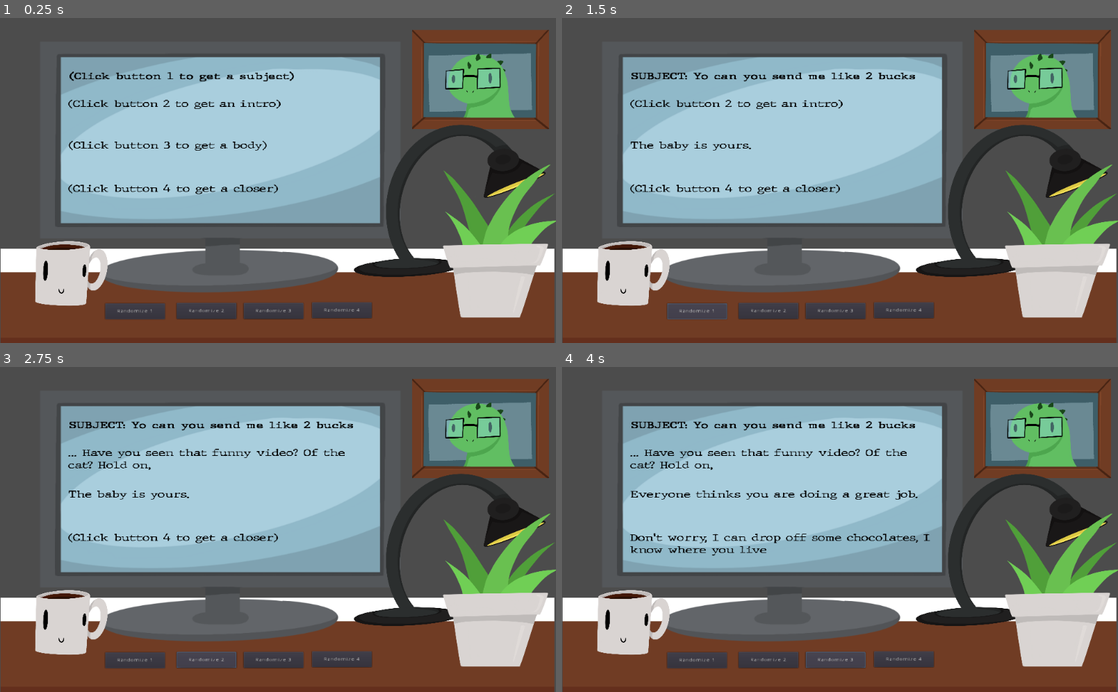
Above: before the commit, frames 1-4 (two rows, left to right).
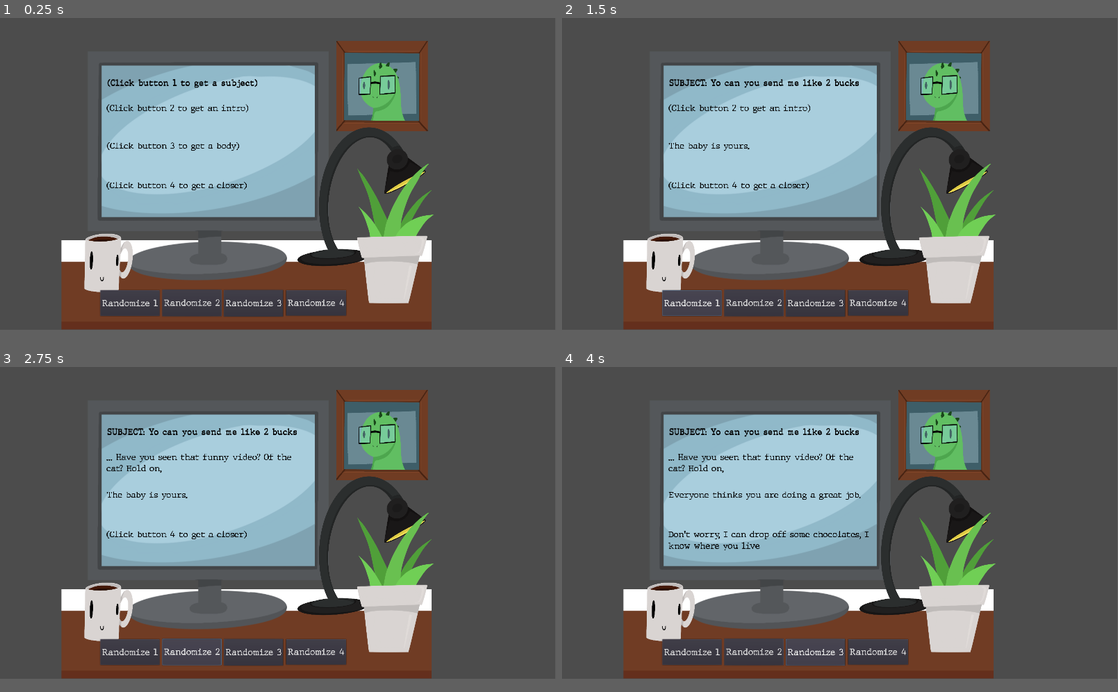
Above: after the commit, the same moments.

Repository: Aedan-S/Email-Simulator
Game: Godot game, scene res://Sunniva/Background question mark.tscn
Same seed, same stepped clock (60 frames per second), same inputs: the game is played once before the commit and once after it.
Inputs:
- Up to frame 1 (0.25 s): no input
- Up to frame 2 (1.5 s): click "Randomize 3" at 0.5 s; click "Randomize 1" at 1.25 s
- Up to frame 3 (2.75 s): click "Randomize 2" at 2 s
- Up to frame 4 (4 s): click "Randomize 4" at 2.75 s; click "Randomize 3" at 3.5 s
In our replay, the window is 800x468 before the commit and 799x449 after it. These sizes can differ from the game's own. Grey fills any space a smaller window leaves; there, only what the larger window draws over its background counts as a difference.

The runs differ from the first frame. In frame 1, 48% of the frame differs, in the area x 0-100%, y 0-100%; in frame 2, 48%; in frame 3, 48%; in frame 4, 49%.

Commit message:
Fix

Diff:
--- /dev/null
+++ b/Build/Aedan/BestScene.tscn
@@ -0,0 +1,29 @@
+[gd_scene load_steps=3 format=2]
+
+[ext_resource path="res://Aedan/TheVideo.ogv" type="VideoStream" id=1]
+
+[sub_resource type="GDScript" id=1]
+script/source = "extends VideoPlayer
+
+func _ready():
+	self.connect(\"finished\", self, \"_on_Finished\")
+	self.set_process(false)
+	self.set_physics_process(false)
+
+func _on_Finished():
+	play()
+"
+
+[node name="Control" type="Control"]
+anchor_right = 1.0
+anchor_bottom = 1.0
+__meta__ = {
+"_edit_use_anchors_": false
+}
+
+[node name="VideoPlayer" type="VideoPlayer" parent="."]
+anchor_right = 1.0
+anchor_bottom = 1.0
+stream = ExtResource( 1 )
+autoplay = true
+script = SubResource( 1 )
--- /dev/null
+++ b/Build/Aedan/BetterBox.tscn
@@ -0,0 +1,41 @@
+[gd_scene load_steps=4 format=2]
+
+[ext_resource path="res://Sunniva/Yeeeee.gd" type="Script" id=1]
+
+[sub_resource type="StyleBoxFlat" id=1]
+bg_color = Color( 0, 0, 0, 0 )
+
+[sub_resource type="DynamicFont" id=2]
+
+[node name="Control" type="Control"]
+anchor_right = 0.175
+anchor_bottom = 0.062
+margin_right = -0.200012
+margin_bottom = -0.200001
+__meta__ = {
+"_edit_use_anchors_": false
+}
+
+[node name="Panel" type="Panel" parent="."]
+margin_right = 179.0
+margin_bottom = 37.0
+custom_styles/panel = SubResource( 1 )
+script = ExtResource( 1 )
+__meta__ = {
+"_edit_use_anchors_": false
+}
+
+[node name="RichTextLabel" type="RichTextLabel" parent="Panel"]
+margin_top = 9.0
+margin_right = 179.0
+margin_bottom = 37.0
+mouse_filter = 2
+mouse_default_cursor_shape = 13
+custom_colors/default_color = Color( 0, 0, 0, 1 )
+custom_fonts/normal_font = SubResource( 2 )
+text = "Dear bossman,"
+__meta__ = {
+"_edit_use_anchors_": false
+}
+
+[connection signal="gui_input" from="Panel" to="Panel" method="_on_Panel_gui_input"]
--- /dev/null
+++ b/Build/Kevin/ButtonGroupTest.tscn
@@ -0,0 +1,157 @@
+[gd_scene load_steps=11 format=2]
+
+[ext_resource path="res://Kevin/ButtonGroupTest.gd" type="Script" id=1]
+[ext_resource path="res://Kevin/new_buttongroup.tres" type="ButtonGroup" id=2]
+[ext_resource path="res://Sprites/Chest_EmptySlot.png" type="Texture" id=3]
+[ext_resource path="res://Sprites/Boots_EmptySlot.png" type="Texture" id=4]
+[ext_resource path="res://Kevin/SpriteOnOff.gd" type="Script" id=5]
+[ext_resource path="res://Sprites/Head_EmptySlot.png" type="Texture" id=6]
+[ext_resource path="res://Kevin/Sprite2Toggle.gd" type="Script" id=7]
+[ext_resource path="res://Sprites/Legs_EmptySlot.png" type="Texture" id=8]
+[ext_resource path="res://Kevin/Label.gd" type="Script" id=10]
+
+[sub_resource type="ButtonGroup" id=1]
+
+[node name="Node2D" type="Node2D"]
+
+[node name="Control" type="Control" parent="."]
+margin_right = 439.0
+margin_bottom = 217.0
+script = ExtResource( 1 )
+__meta__ = {
+"_edit_use_anchors_": false
+}
+group = ExtResource( 2 )
+
+[node name="Button" type="Button" parent="Control"]
+margin_left = 20.0
+margin_top = 89.0
+margin_right = 144.0
+margin_bottom = 159.0
+toggle_mode = true
+group = SubResource( 1 )
+text = "Text 1"
+icon = ExtResource( 3 )
+__meta__ = {
+"_edit_use_anchors_": false
+}
+
+[node name="Button2" type="Button" parent="Control"]
+margin_left = 89.0
+margin_top = 1.0
+margin_right = 172.0
+margin_bottom = 63.0
+toggle_mode = true
+group = SubResource( 1 )
+text = "Text 2"
+__meta__ = {
+"_edit_use_anchors_": false
+}
+
+[node name="Button3" type="Button" parent="Control"]
+margin_left = 176.0
+margin_top = 2.0
+margin_right = 259.0
+margin_bottom = 64.0
+toggle_mode = true
+group = SubResource( 1 )
+text = "Text 3"
+__meta__ = {
+"_edit_use_anchors_": false
+}
+
+[node name="Button4" type="Button" parent="Control"]
+margin_left = 267.0
+margin_top = 2.0
+margin_right = 350.0
+margin_bottom = 64.0
+toggle_mode = true
+group = SubResource( 1 )
+text = "Text 4"
+__meta__ = {
+"_edit_use_anchors_": false
+}
+
+[node name="Button5" type="Button" parent="Control"]
+margin_left = 366.0
+margin_top = 2.0
+margin_right = 449.0
+margin_bottom = 64.0
+toggle_mode = true
+group = SubResource( 1 )
+text = "Text 5"
+__meta__ = {
+"_edit_use_anchors_": false
+}
+
+[node name="Button6" type="Button" parent="Control"]
+margin_left = 463.0
+margin_top = 4.0
+margin_right = 546.0
+margin_bottom = 66.0
+toggle_mode = true
+group = SubResource( 1 )
+text = "Text 6"
+__meta__ = {
+"_edit_use_anchors_": false
+}
+
+[node name="TextureButton" type="TextureButton" parent="Control"]
+margin_right = 75.0
+margin_bottom = 70.0
+toggle_mode = true
+texture_pressed = ExtResource( 3 )
+texture_hover = ExtResource( 4 )
+
+[node name="LinkButton" type="LinkButton" parent="Control"]
+margin_left = 240.0
+margin_top = 92.0
+margin_right = 312.0
+margin_bottom = 170.0
+toggle_mode = true
+text = "Testttttt"
+__meta__ = {
+"_edit_use_anchors_": false
+}
+
+[node name="Sprite" type="Sprite" parent="Control"]
+position = Vector2( 367, 143 )
+texture = ExtResource( 6 )
+script = ExtResource( 5 )
+
+[node name="LinkButton2" type="LinkButton" parent="Control"]
+margin_left = 440.0
+margin_top = 109.0
+margin_right = 529.0
+margin_bottom = 189.0
+toggle_mode = true
+text = "Test2"
+__meta__ = {
+"_edit_use_anchors_": false
+}
+
+[node name="Sprite2" type="Sprite" parent="Control"]
+position = Vector2( 551, 139 )
+texture = ExtResource( 8 )
+script = ExtResource( 7 )
+
+[node name="Label" type="Label" parent="Control"]
+margin_left = 328.0
+margin_top = 207.0
+margin_right = 612.0
+margin_bottom = 339.0
+script = ExtResource( 10 )
+__meta__ = {
+"_edit_use_anchors_": false
+}
+
+[node name="LinkButton3" type="LinkButton" parent="Control"]
+margin_left = 50.0
+margin_top = 217.0
+margin_right = 282.0
+margin_bottom = 344.0
+text = "Button9999999999"
+
+[connection signal="pressed" from="Control/LinkButton" to="Control/Sprite" method="_on_LinkButton_pressed"]
+[connection signal="pressed" from="Control/LinkButton2" to="Control/Sprite2" method="_on_LinkButton2_pressed"]
+[connection signal="pressed" from="Control/LinkButton3" to="Control/Label" method="_on_LinkButton3_pressed"]
--- /dev/null
+++ b/Build/Kevin/new_buttongroup.tres
@@ -0,0 +1,3 @@
+[gd_resource type="ButtonGroup" format=2]
+
+[resource]
--- /dev/null
+++ b/Build/Sunniva/Background question mark.tscn
@@ -0,0 +1,204 @@
+[gd_scene load_steps=13 format=2]
+
+[ext_resource path="res://Sprites/Bilde 16.02.2022, 15 01 41.png" type="Texture" id=1]
+[ext_resource path="res://Sunniva/ChangePrefilledText.gd" type="Script" id=2]
+[ext_resource path="res://Fonts/JMH Typewriter.ttf" type="DynamicFontData" id=3]
+[ext_resource path="res://Sprites/Bilde 16.02.2022, 14 40 07.png" type="Texture" id=4]
+[ext_resource path="res://Sprites/Bilde 16.02.2022, 14 14 09.png" type="Texture" id=5]
+[ext_resource path="res://Sprites/Bilde 16.02.2022, 14 38 54.png" type="Texture" id=6]
+[ext_resource path="res://Sprites/Bilde 16.02.2022, 15 10 41.jpg" type="Texture" id=7]
+[ext_resource path="res://Sprites/Bilde 16.02.2022, 15 09 58.png" type="Texture" id=8]
+[ext_resource path="res://Fonts/JMH Typewriter-Bold.otf" type="DynamicFontData" id=9]
+
+[sub_resource type="DynamicFont" id=1]
+size = 29
+font_data = ExtResource( 3 )
+
+[sub_resource type="DynamicFont" id=2]
+font_data = ExtResource( 9 )
+
+[sub_resource type="DynamicFont" id=3]
+size = 30
+font_data = ExtResource( 9 )
+
+[node name="Sprite" type="Sprite"]
+position = Vector2( 511, 302 )
+scale = Vector2( 0.796875, 0.583984 )
+script = ExtResource( 2 )
+
+[node name="Button" type="Button" parent="."]
+margin_left = -77.8039
+margin_top = 383.572
+margin_right = 60.1961
+margin_bottom = 433.572
+text = "Randomize 3"
+__meta__ = {
+"_edit_use_anchors_": false
+}
+
+[node name="Button2" type="Button" parent="."]
+margin_left = -397.804
+margin_top = 385.284
+margin_right = -259.804
+margin_bottom = 435.284
+text = "Randomize 1"
+__meta__ = {
+"_edit_use_anchors_": false
+}
+
+[node name="Button3" type="Button" parent="."]
+margin_left = -233.412
+margin_top = 383.572
+margin_right = -95.4118
+margin_bottom = 433.572
+text = "Randomize 2"
+__meta__ = {
+"_edit_use_anchors_": false
+}
+
+[node name="Button4" type="Button" parent="."]
+margin_left = 80.3138
+margin_top = 381.859
+margin_right = 218.314
+margin_bottom = 431.859
+text = "Randomize 4"
+__meta__ = {
+"_edit_use_anchors_": false
+}
+
+[node name="RichTextLabel" type="RichTextLabel" parent="."]
+use_parent_material = true
+anchor_left = -370.0
+anchor_top = -53.0
+anchor_right = 105.0
+anchor_bottom = 96.0
+margin_left = -113.0
+margin_top = -81.0
+margin_right = 116.0
+margin_bottom = -109.0
+custom_colors/default_color = Color( 0, 0, 0, 1 )
+custom_fonts/normal_font = SubResource( 1 )
+text = "(Click button 3 to get a body)"
+__meta__ = {
+"_edit_use_anchors_": false
+}
+
+[node name="RichTextLabel2" type="RichTextLabel" parent="."]
+use_parent_material = true
+anchor_left = -370.0
+anchor_top = -53.0
+anchor_right = 105.0
+anchor_bottom = 96.0
+margin_left = -111.0
+margin_top = -300.0
+margin_right = 129.0
+margin_bottom = -377.0
+custom_colors/default_color = Color( 0, 0, 0, 1 )
+custom_fonts/bold_font = SubResource( 2 )
+custom_fonts/normal_font = SubResource( 3 )
+text = "(Click button 1 to get a subject)"
+__meta__ = {
+"_edit_use_anchors_": false
+}
+
+[node name="RichTextLabel3" type="RichTextLabel" parent="."]
+use_parent_material = true
+anchor_left = -370.0
+anchor_top = -53.0
+anchor_right = 105.0
+anchor_bottom = 96.0
+margin_left = -114.0
+margin_top = -212.0
+margin_right = 115.0
+margin_bottom = -237.0
+custom_colors/default_color = Color( 0, 0, 0, 1 )
+custom_fonts/normal_font = SubResource( 1 )
+text = "(Click button 2 to get an intro)"
+__meta__ = {
+"_edit_use_anchors_": false
+}
+
+[node name="RichTextLabel4" type="RichTextLabel" parent="."]
+use_parent_material = true
+anchor_left = -370.0
+anchor_top = -53.0
+anchor_right = 105.0
+anchor_bottom = 96.0
+margin_left = -114.0
+margin_top = 56.0
+margin_right = 131.0
+margin_bottom = 23.0
+custom_colors/default_color = Color( 0, 0, 0, 1 )
+custom_fonts/normal_font = SubResource( 1 )
+text = "(Click button 4 to get a closer)"
+__meta__ = {
+"_edit_use_anchors_": false
+}
+
+[node name="Control" type="Control" parent="."]
+margin_right = 40.0
+margin_bottom = 40.0
+__meta__ = {
+"_edit_group_": true,
+"_edit_lock_": true,
+"_edit_use_anchors_": false
+}
+
+[node name="Bilde16022022,151041" type="Sprite" parent="Control"]
+position = Vector2( 6.10352e-05, 366.448 )
+scale = Vector2( 1, 1 )
+z_index = -2
+texture = ExtResource( 7 )
+__meta__ = {
+"_edit_group_": true
+}
+
+[node name="Bilde16022022,150958" type="Sprite" parent="Control"]
+position = Vector2( -125.49, -46.8896 )
+scale = Vector2( 1.11148, 1.28246 )
+z_index = -2
+texture = ExtResource( 8 )
+__meta__ = {
+"_edit_group_": true
+}
+
+[node name="Bilde16022022,150141" type="Sprite" parent="Control"]
+position = Vector2( 466.824, -327.064 )
+scale = Vector2( 0.230033, 0.306323 )
+z_index = -2
+texture = ExtResource( 1 )
+__meta__ = {
+"_edit_group_": true
+}
+
+[node name="Bilde16022022,144007" type="Sprite" parent="Control"]
+position = Vector2( -481.451, 281.079 )
+scale = Vector2( 0.196732, 0.271126 )
+z_index = -2
+texture = ExtResource( 4 )
+__meta__ = {
+"_edit_group_": true
+}
+
+[node name="Bilde16022022,143854" type="Sprite" parent="Control"]
+position = Vector2( 396.549, 34.2474 )
+scale = Vector2( 0.342018, 0.364323 )
+z_index = -2
+texture = ExtResource( 6 )
+__meta__ = {
+"_edit_group_": true
+}
+
+[node name="Bilde16022022,141409" type="Sprite" parent="Control"]
+position = Vector2( 503.216, 210.622 )
+scale = Vector2( 0.437325, 0.451035 )
+z_index = -2
+texture = ExtResource( 5 )
+__meta__ = {
+"_edit_group_": true
+}
+
+[connection signal="pressed" from="Button" to="." method="_on_Button_pressed"]
+[connection signal="pressed" from="Button2" to="." method="_on_Button2_pressed"]
+[connection signal="pressed" from="Button3" to="." method="_on_Button3_pressed"]
+[connection signal="pressed" from="Button4" to="." method="_on_Button4_pressed"]
--- /dev/null
+++ b/Build/Sunniva/DraggableBox.tscn
@@ -0,0 +1,47 @@
+[gd_scene load_steps=6 format=2]
+
+[ext_resource path="res://Sunniva/Yeeeee.gd" type="Script" id=1]
+[ext_resource path="res://Fonts/JMH Typewriter.otf" type="DynamicFontData" id=2]
+
+[sub_resource type="StyleBoxFlat" id=1]
+bg_color = Color( 0, 0, 0, 0 )
+
+[sub_resource type="DynamicFont" id=2]
+font_data = ExtResource( 2 )
+
+[sub_resource type="DynamicFont" id=3]
+size = 34
+font_data = ExtResource( 2 )
+
+[node name="Control" type="Control"]
+anchor_right = 0.175
+anchor_bottom = 0.062
+margin_right = -0.200012
+margin_bottom = -0.200001
+__meta__ = {
+"_edit_use_anchors_": false
+}
+
+[node name="Panel" type="Panel" parent="."]
+margin_right = 316.0
+margin_bottom = 51.0
+custom_styles/panel = SubResource( 1 )
+script = ExtResource( 1 )
+__meta__ = {
+"_edit_use_anchors_": false
+}
+
+[node name="RichTextLabel" type="RichTextLabel" parent="Panel"]
+anchor_right = 1.0
+anchor_bottom = 1.0
+mouse_filter = 2
+mouse_default_cursor_shape = 13
+custom_colors/default_color = Color( 0, 0, 0, 1 )
+custom_fonts/mono_font = SubResource( 2 )
+custom_fonts/normal_font = SubResource( 3 )
+text = "Dearly beloved...."
+__meta__ = {
+"_edit_use_anchors_": false
+}
+
+[connection signal="gui_input" from="Panel" to="Panel" method="_on_Panel_gui_input"]
--- /dev/null
+++ b/Build/Sunniva/Label.tscn
@@ -0,0 +1,21 @@
+[gd_scene load_steps=2 format=2]
+
+[ext_resource path="res://Sunniva/Label.gd" type="Script" id=1]
+
+[node name="Label" type="Label"]
+margin_right = 289.0
+margin_bottom = 112.0
+script = ExtResource( 1 )
+__meta__ = {
+"_edit_use_anchors_": false
+}
+
+[node name="Label" type="Label" parent="."]
+margin_right = 208.0
+margin_bottom = 108.0
+
+[node name="RichTextLabel" type="RichTextLabel" parent="."]
+margin_left = 183.0
+margin_top = 9.0
+margin_right = 358.0
+margin_bottom = 126.0
--- /dev/null
+++ b/Build/Sunniva/Main Scene.tscn
@@ -0,0 +1,8 @@
+[gd_scene load_steps=2 format=2]
+
+[ext_resource path="res://Sunniva/Player.tscn" type="PackedScene" id=1]
+
+[node name="Main Scene" type="Node2D"]
+
+[node name="Player" parent="." instance=ExtResource( 1 )]
+position = Vector2( -1, -25 )
--- /dev/null
+++ b/Build/Sunniva/Player.tscn
@@ -0,0 +1,18 @@
+[gd_scene load_steps=3 format=2]
+
+[ext_resource path="res://Sprites/NicePng_sprite-png_4426310.png" type="Texture" id=1]
+
+[sub_resource type="RectangleShape2D" id=1]
+extents = Vector2( 67, 146.5 )
+
+[node name="Player" type="Node2D"]
+
+[node name="Player" type="KinematicBody2D" parent="."]
+
+[node name="NicePngSprite-png4426310" type="Sprite" parent="Player"]
+scale = Vector2( 0.290776, 0.262545 )
+texture = ExtResource( 1 )
+
+[node name="CollisionShape2D" type="CollisionShape2D" parent="Player"]
+position = Vector2( -3, 3.5 )
+shape = SubResource( 1 )
--- /dev/null
+++ b/Build/Sunniva/UI.tscn
@@ -0,0 +1,17 @@
+[gd_scene load_steps=2 format=2]
+
+[ext_resource path="res://Sunniva/Coolpanel.gd" type="Script" id=1]
+
+[node name="Control" type="Control"]
+anchor_right = 1.0
+anchor_bottom = 1.0
+__meta__ = {
+"_edit_use_anchors_": false
+}
+
+[node name="Panel" type="Panel" parent="."]
+margin_right = 184.0
+margin_bottom = 160.0
+script = ExtResource( 1 )
+
+[connection signal="gui_input" from="Panel" to="Panel" method="_on_Panel_gui_input"]
--- /dev/null
+++ b/Build/default_env.tres
@@ -0,0 +1,7 @@
+[gd_resource type="Environment" load_steps=2 format=2]
+
+[sub_resource type="ProceduralSky" id=1]
+
+[resource]
+background_mode = 2
+background_sky = SubResource( 1 )
--- a/Sunniva/Background question mark.tscn
+++ b/Sunniva/Background question mark.tscn
@@ -10,6 +10,24 @@
 [ext_resource path="res://Sprites/Bilde 16.02.2022, 15 09 58.png" type="Texture" id=8]
 [ext_resource path="res://Fonts/JMH Typewriter-Bold.otf" type="DynamicFontData" id=9]
 
+[sub_resource type="DynamicFont" id=4]
+size = 30
+font_data = ExtResource( 3 )
+
+[sub_resource type="DynamicFont" id=5]
+size = 30
+font_data = ExtResource( 3 )
+
+[sub_resource type="DynamicFont" id=6]
+size = 30
+font_data = ExtResource( 3 )
+
+[sub_resource type="Theme" id=7]
+
+[sub_resource type="DynamicFont" id=8]
+size = 30
+font_data = ExtResource( 3 )
+
 [sub_resource type="DynamicFont" id=1]
 size = 29
 font_data = ExtResource( 3 )
@@ -22,45 +40,49 @@
 font_data = ExtResource( 9 )
 
 [node name="Sprite" type="Sprite"]
-position = Vector2( 511, 302 )
-scale = Vector2( 0.796875, 0.583984 )
+position = Vector2( 852, 558 )
 script = ExtResource( 2 )
 
 [node name="Button" type="Button" parent="."]
-margin_left = -77.8039
-margin_top = 383.572
-margin_right = 60.1961
-margin_bottom = 433.572
+margin_left = -78.0
+margin_top = 384.0
+margin_right = 127.0
+margin_bottom = 476.0
+custom_fonts/font = SubResource( 4 )
 text = "Randomize 3"
 __meta__ = {
 "_edit_use_anchors_": false
 }
 
 [node name="Button2" type="Button" parent="."]
-margin_left = -397.804
-margin_top = 385.284
-margin_right = -259.804
-margin_bottom = 435.284
+margin_left = -505.0
+margin_top = 385.0
+margin_right = -300.0
+margin_bottom = 474.0
+custom_fonts/font = SubResource( 5 )
 text = "Randomize 1"
 __meta__ = {
 "_edit_use_anchors_": false
 }
 
 [node name="Button3" type="Button" parent="."]
-margin_left = -233.412
-margin_top = 383.572
-margin_right = -95.4118
-margin_bottom = 433.572
+margin_left = -291.0
+margin_top = 383.0
+margin_right = -86.0
+margin_bottom = 475.0
+custom_fonts/font = SubResource( 6 )
 text = "Randomize 2"
 __meta__ = {
 "_edit_use_anchors_": false
 }
 
 [node name="Button4" type="Button" parent="."]
-margin_left = 80.3138
-margin_top = 381.859
-margin_right = 218.314
-margin_bottom = 431.859
+margin_left = 137.0
+margin_top = 385.0
+margin_right = 345.0
+margin_bottom = 473.0
+theme = SubResource( 7 )
+custom_fonts/font = SubResource( 8 )
 text = "Randomize 4"
 __meta__ = {
 "_edit_use_anchors_": false
--- a/project.godot
+++ b/project.godot
@@ -14,6 +14,12 @@
 run/main_scene="res://Sunniva/Background question mark.tscn"
 config/icon="res://icon.png"
 
+[display]
+
+window/size/width=1920
+window/size/height=1080
+window/dpi/allow_hidpi=true
+
 [input_devices]
 
 pointing/emulate_touch_from_mouse=true
Binary file added: Build/Aedan/VideoPlayer.gdc
Binary file added: Build/Fonts/JMH Typewriter-Black.otf
Binary file added: Build/Fonts/JMH Typewriter-Black.ttf
Binary file added: Build/Fonts/JMH Typewriter-Bold.otf
Binary file added: Build/Fonts/JMH Typewriter-Bold.ttf
Binary file added: Build/Fonts/JMH Typewriter-Thin.otf
Binary file added: Build/Fonts/JMH Typewriter-Thin.ttf
Binary file added: Build/Fonts/JMH Typewriter.otf
Binary file added: Build/Fonts/JMH Typewriter.ttf
Binary file added: Build/Kevin/ButtonGroupTest.gdc
Binary file added: Build/Kevin/Label.gdc
Binary file added: Build/Kevin/RichTextLabel.gdc
(and 42 more such lines)
